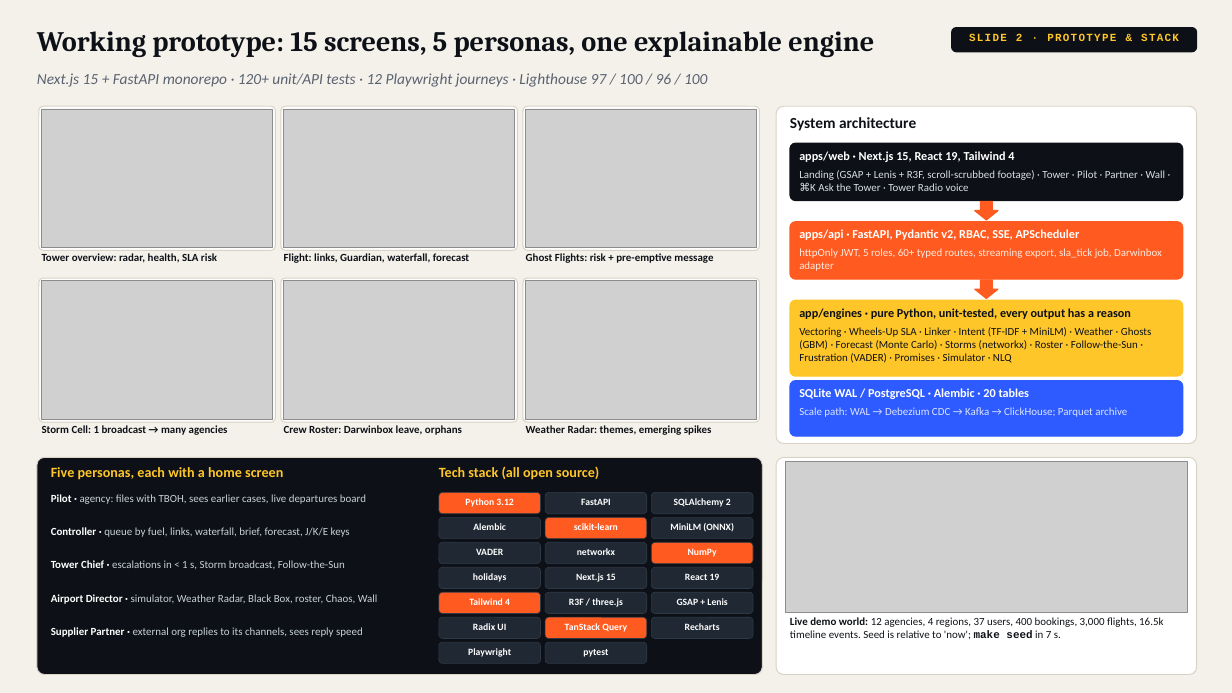
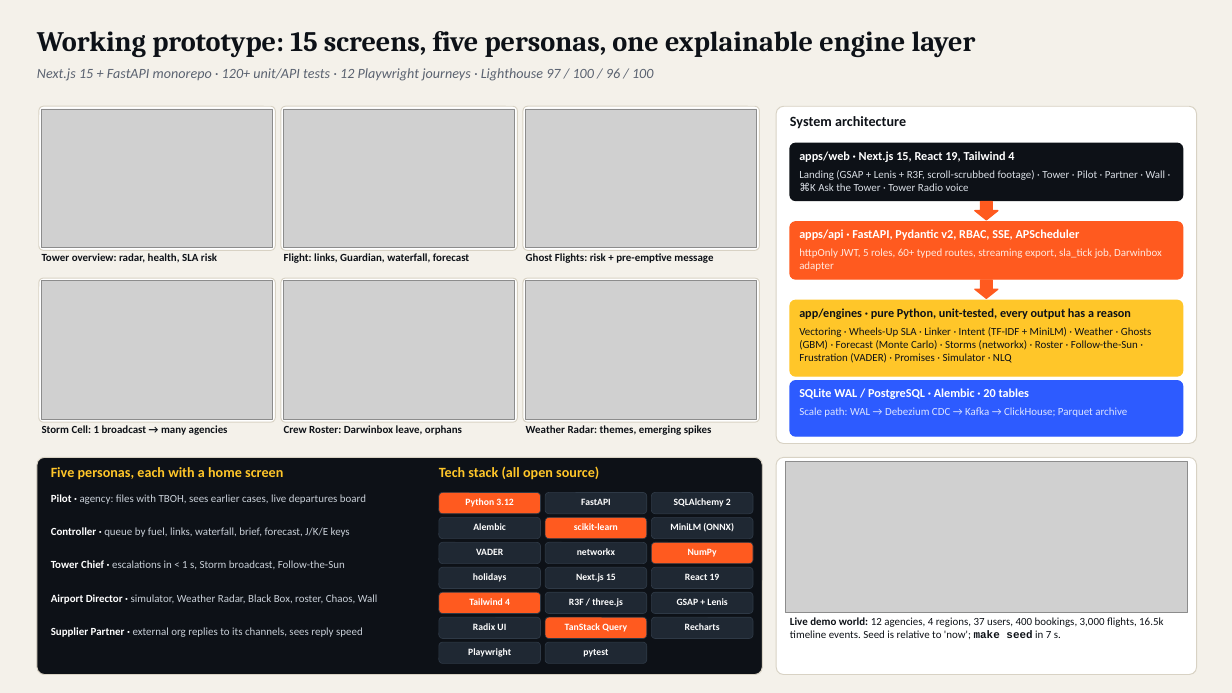
Before and after one commit to SDP42/OpsDesk, a slide deck: slide 3 of docs/presentation/OpsDesk_Idea_Submission.pptx. Drawn at 1232x693 pixels with LibreOffice and Linux fonts; fonts in the diff are those of the drawing; grey boxes stand for pictures. Boxes give left, top, right and bottom in pixels: in the first picture for what was removed or moved away, otherwise in the second. Text is boxed around its words. In the diff, an @@ line names an element or a change of style, - is before the commit and + after.

```diff
--- a/docs/presentation/OpsDesk_Idea_Submission.pptx
+++ b/docs/presentation/OpsDesk_Idea_Submission.pptx
@@ rounded rectangle removed at [952, 28, 1197, 52] @@
@@ text at [37, 31, 976, 57]: text changed @@
-Working prototype: 15 screens, 5 personas, one explainable engine
+Working prototype: 15 screens, five personas, one explainable engine layer
@@ text removed at [969, 34, 1179, 41] @@
-SLIDE 2 · PROTOTYPE & STACK
@@ text "Next.js 15 + FastAPI monorepo ..." at [37, 68, 653, 81]: size 12 to 11 pt @@
@@ text "System architecture" at [790, 116, 906, 129]: size 12 to 11 pt @@
```
Also in this commit, not shown: 1 other slide changed.
